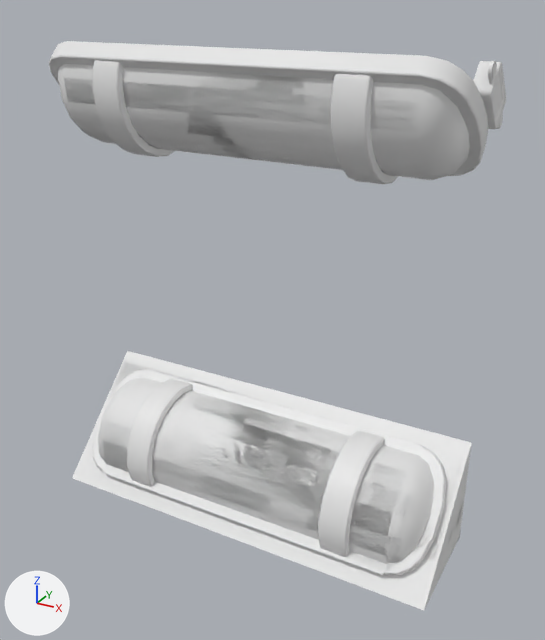
The Blender file CornerLightsSmall.blend: old version first, new version second.
The view is the same before and after, from a camera (50 mm lens) standing at (0.358, -0.417, 0.29) and looking at (0.021, 0.195, -0.017). The lights are fixed; the arrows at lower left show +X, +Y and +Z. The same objects are shown in both versions, whatever each file hides. Materials are left out; every surface is plain grey.

Script lines for the objects in view, before the commit:
```python
ob_frame_001 = bpy.data.objects.new('Frame.001', me_untitled_036)
ob_frame_001.parent = ob_light_1corner_001
ob_frame_001.location = (0.0, 0.0, 0.0)
ob_frame_001.rotation_euler = (1.571, 0.0, 0.0)  # degrees (90, 0, 0)
ob_frame_002 = bpy.data.objects.new('Frame.002', me_untitled_045)
ob_frame_002.parent = ob_light_1corner_002
ob_frame_002.location = (0.0, 0.0, 0.0)
ob_frame_002.rotation_euler = (1.571, 3.142, 0.0)  # degrees (90, 180, 0)
ob_lamp001 = bpy.data.objects.new('Lamp001', me_untitled_001)
ob_lamp001.parent = ob_light_1corner_lod1
ob_lamp001.location = (0.0, 0.0, 0.0)
ob_lamp001_001 = bpy.data.objects.new('Lamp001.001', me_untitled_008)
ob_lamp001_001.parent = ob_light_1corner_lod1_001
ob_lamp001_001.location = (0.0, 0.0, 0.0)
ob_lamp003 = bpy.data.objects.new('Lamp003', me_untitled_015)
ob_lamp003.location = (0.0, 0.0, 0.0)
ob_light_1corner_001 = bpy.data.objects.new('Light_1corner.001', me_untitled_032)
ob_light_1corner_001.parent = ob_empty
ob_light_1corner_001.location = (0.0, 0.0, 0.0)
ob_light_1corner_lod2 = bpy.data.objects.new('Light_1corner_LOD2', me_untitled_012)
ob_light_1corner_lod2.location = (0.0, 0.0, 0.0)
ob_terminal3_section_1 = bpy.data.objects.new('terminal3_section_1', me_untitled_040)
ob_terminal3_section_1.parent = ob_empty
ob_terminal3_section_1.location = (0.0, 0.0, 0.0)
# also in view: 'Lamp.002' at (0.0, 0.184, -0.185); 'Lamp.000' at (0.0, 0.184, 0.185)
```
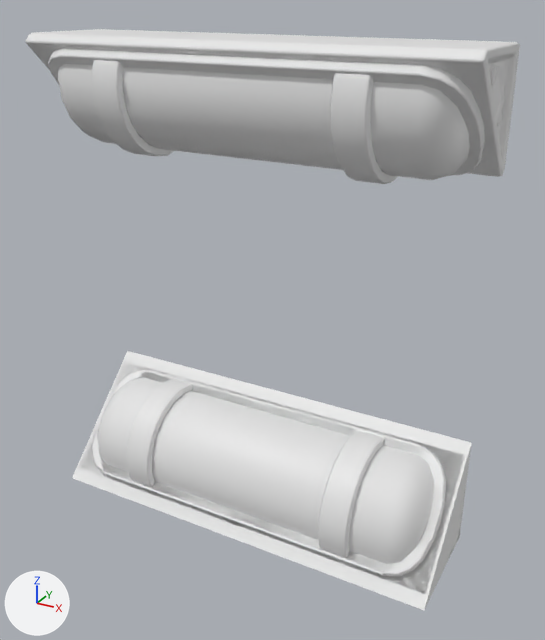
Pixel boxes [x1, y1, x2, y2] of what changed, in the pictures (545 x 640 px):
'Frame.002', reshaped, turned: before [49, 41, 488, 184]; after [48, 48, 485, 184]
'Light_1corner.001', reshaped, turned: before [93, 362, 466, 590]; after [25, 29, 520, 177]
'Frame.001', reshaped, turned: before [93, 370, 446, 576]; after [92, 370, 446, 576]
'Lamp003', reshaped: before [72, 441, 471, 610]; after [79, 362, 469, 597]
'Lamp001.001', moved, turned (not visible afterwards): before [58, 64, 428, 160]
'terminal3_section_1', turned: before [473, 61, 506, 129]; after [489, 65, 505, 126]
part 3 of me_untitled_015, rebuilt: before [72, 441, 471, 610]; after [79, 362, 469, 597]
part 7 of me_untitled_001, cut back: before [98, 394, 434, 564]

The change, as a diff of the scene's bpy script:
```diff
--- a/CornerLightsSmall.blend.py
+++ b/CornerLightsSmall.blend.py
@@ me_untitled_040 @@
 me_untitled_040.from_pydata(...)  # 152 vertices, 111 faces; spans x 0.2..0.2167, y 0.1827..0.2395, z 0.1829..0.2397
 # used by ob_terminal3_section_1; parent = ob_empty; location = (0.0, 0.0, 0.0)
+# me_untitled_040 part 6: the whole mesh is turned -90 degrees about the x axis through its middle and scaled by 0.9, then moved by (0.0004, 0.0002, -0.4224)
@@ me_untitled_032 @@
 me_untitled_032.from_pydata(...)  # 70 vertices, 136 faces; spans x -0.22..0.22, y 0.142..0.251, z -0.251..-0.142
 # used by ob_light_1corner_001; parent = ob_empty; location = (0.0, 0.0, 0.0)
+# me_untitled_032 part 1: the whole mesh is multiplied about its middle by the matrix ((-1.0, 0.0, 0.0), (0.0, 0.0, -1.0), (0.0, -1.0, 0.0))
@@ me_untitled_036 @@
 me_untitled_036.from_pydata(...)  # 222 vertices, 348 faces; spans x -0.212..0.212, y -0.244..-0.134, z -0.245..-0.134
 # used by ob_frame_001; parent = ob_light_1corner_001; location = (0.0, 0.0, 0.0); rotation_euler = (1.571, 0.0, 0.0), in degrees (90, 0, 0)
+# me_untitled_036 part 5: the whole mesh is turned -180 degrees about the z axis through the mesh origin
@@ me_untitled_045 @@
 me_untitled_045.from_pydata(...)  # 222 vertices, 348 faces; spans x -0.212..0.212, y -0.244..-0.134, z -0.245..-0.134
 # used by ob_frame_002; parent = ob_light_1corner_002; location = (0.0, 0.0, 0.0); rotation_euler = (1.571, 3.142, 0.0), in degrees (90, 180, 0)
+# me_untitled_045 part 2: the whole mesh is turned -180 degrees about the z axis through the mesh origin
@@ me_untitled_001 @@
 # used by ob_lamp001; parent = ob_light_1corner_lod1; location = (0.0, 0.0, 0.0)
-me_untitled_001.from_pydata(...)  # 50 vertices, 45 faces; spans x -0.203..0.203, y 0.142..0.226, z -0.227..-0.142
+me_untitled_001.from_pydata(...)  # 16 vertices, 12 faces; spans x -0.203..0.203, y 0.144..0.226, z -0.227..-0.144
+# me_untitled_001 part 7
+# 36 vertices are removed from x -0.198..0.198, y 0.142..0.223, z -0.223..-0.142
+# 45 faces are deleted
+# 2 vertices are added at (-0.174, 0.161, -0.162), (0.174, 0.161, -0.162)
+# 12 new faces join them
@@ me_untitled_015 @@
-me_untitled_015.from_pydata(...)  # 20 vertices, 10 faces; spans x -0.22..0.22, y 0.131..0.251, z -0.251..-0.132
+me_untitled_015.from_pydata(...)  # 70 vertices, 136 faces; spans x -0.22..0.22, y 0.142..0.251, z -0.251..-0.142
+# me_untitled_015 part 3: the loose piece of 6 vertices spanning x -0.22..0.22, y 0.131..0.251, z -0.251..-0.132 is rebuilt with 70 vertices and now spans x -0.22..0.22, y 0.142..0.251, z -0.251..-0.142
+# me_untitled_015 part 4: the surface is now shaded smooth
@@ me_untitled_008 @@
 # used by ob_lamp001_001; parent = ob_light_1corner_lod1_001; location = (0.0, 0.0, 0.0)
-me_untitled_008.from_pydata(...)  # 50 vertices, 45 faces; spans x -0.203..0.203, y 0.142..0.226, z -0.227..-0.142
+me_untitled_008.from_pydata(...)  # 16 vertices, 12 faces; spans x -0.203..0.203, y 0.144..0.226, z -0.227..-0.144
+# me_untitled_008 part 8
+# 36 vertices are removed from x -0.198..0.198, y 0.142..0.223, z -0.223..-0.142
+# 45 faces are deleted
+# 2 vertices are added at (-0.174, 0.161, -0.162), (0.174, 0.161, -0.162)
+# 12 new faces join them
@@ ob_terminal3_section_1 @@
 ob_terminal3_section_1.location = (0.0, 0.0, 0.0)
+ob_terminal3_section_1.rotation_euler = (0.0, 3.142, 0.0)  # degrees (0, 180, 0)
 _m = ob_terminal3_section_1.modifiers.new('Mirror', 'MIRROR')
@@ ob_light_1corner_001 @@
 ob_light_1corner_001.location = (0.0, 0.0, 0.0)
+ob_light_1corner_001.rotation_euler = (0.0, 3.142, 0.0)  # degrees (0, 180, 0)
@@ ob_frame_001 @@
 ob_frame_001.location = (0.0, 0.0, 0.0)
-ob_frame_001.rotation_euler = (1.571, 0.0, 0.0)  # degrees (90, 0, 0)
@@ ob_frame_002 @@
 ob_frame_002.location = (0.0, 0.0, 0.0)
-ob_frame_002.rotation_euler = (1.571, 3.142, 0.0)  # degrees (90, 180, 0)
@@ ob_lamp001_001 @@
 ob_lamp001_001.parent = ob_light_1corner_lod1_001
+ob_lamp001_001.matrix_parent_inverse = Matrix(((-1.0, 0.0, 0.0, 0.0), (0.0, 1.0, 0.0, 0.0), (0.0, 0.0, -1.0, 0.0), (0.0, 0.0, 0.0, 1.0)))
 ob_lamp001_001.location = (0.0, 0.0, 0.0)
+ob_lamp001_001.rotation_euler = (0.0, 3.142, 0.0)  # degrees (0, 180, 0)
```
